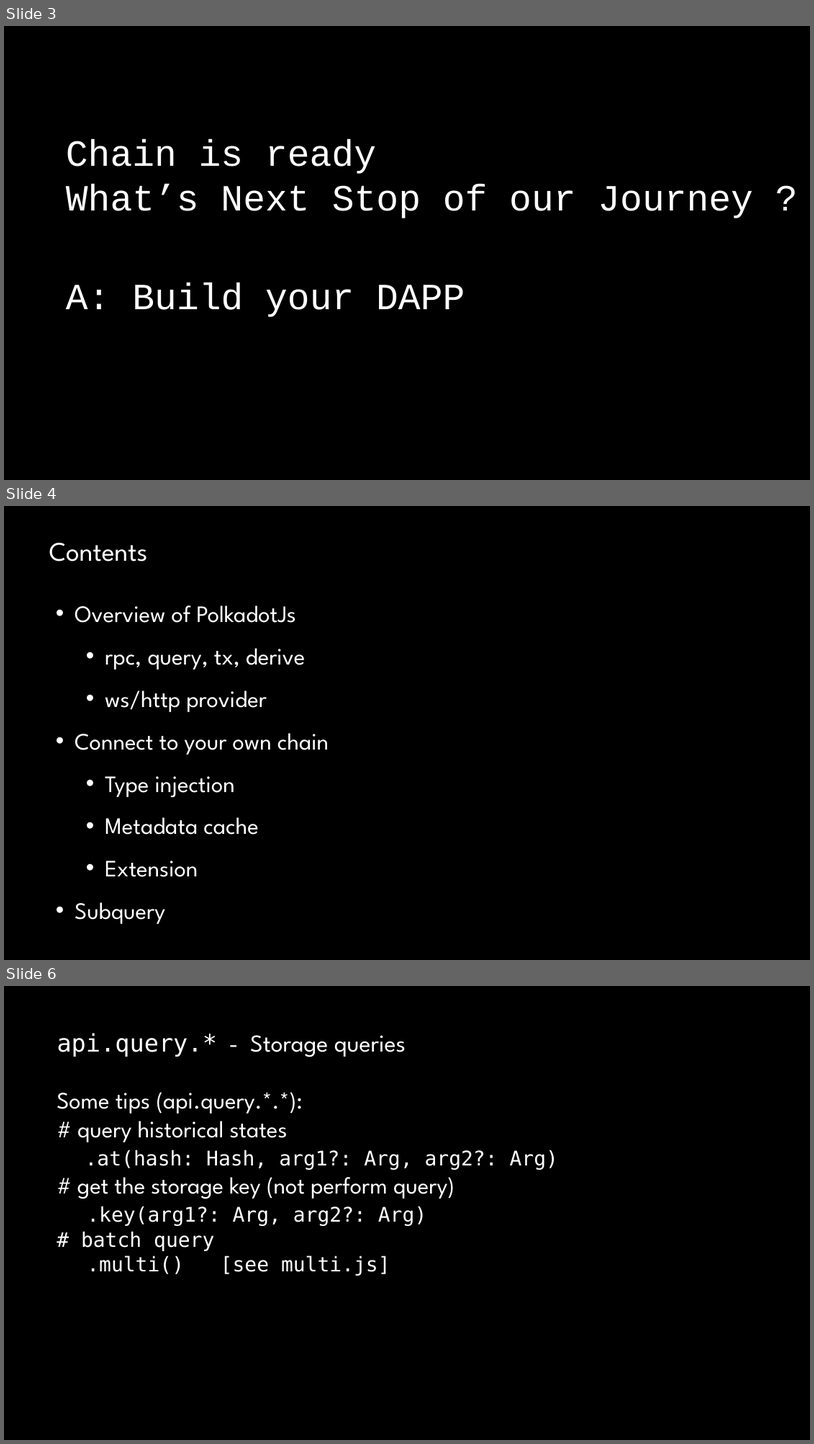
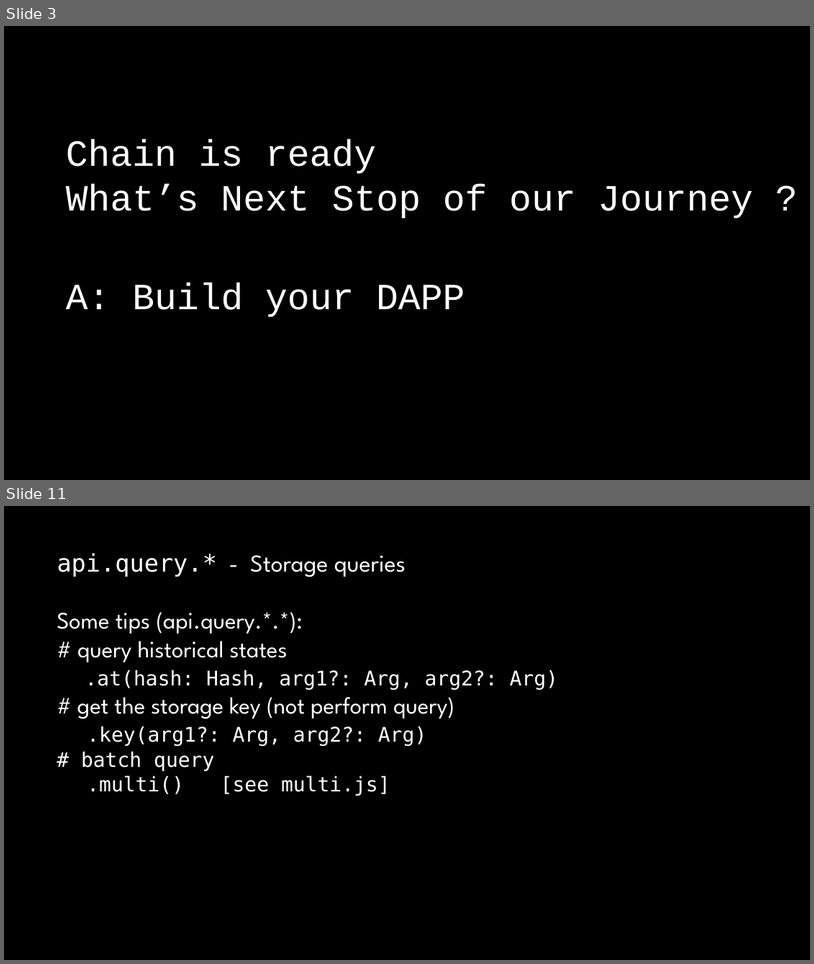
Before and after one commit to OnFinality-io/substrate-acad-workshop-polkadot-js, a slide deck: SubstrateAcadWorkshop.pptx. Shown one above the other, each under a label of ours: slides 3, 4 and 6 before the commit, slides 3 and 11 after it; the slides between them are not shown. The pictures are 814x1444 and 814x964 pixels, drawn with LibreOffice and Linux fonts; fonts in the diff are those of the drawing; background and template pictures are left out. Boxes give left, top, right and bottom in pixels: in the first picture for what was removed or moved away, otherwise in the second. Text is boxed around its words. In the diff, an @@ line names an element or a change of style, - is before the commit and + after.

```diff
--- a/SubstrateAcadWorkshop.pptx
+++ b/SubstrateAcadWorkshop.pptx
@@ slide 4 removed at [4,506,810,960], background picture (left out) @@
@@ title removed at [49,543,148,561] @@
-Contents
@@ text removed at [75,605,329,924] @@
-• Overview of PolkadotJs
-  • rpc, query, tx, derive
-  • ws/http provider
-• Connect to your own chain
-  • Type injection
-  • Metadata cache
-  • Extension
-• Subquery
@@ what was slide 6 is now slide 11 @@
```
Also in this commit, not shown: 2 slides changed, 8 slides added, 6 other slides removed, 16 other files.
